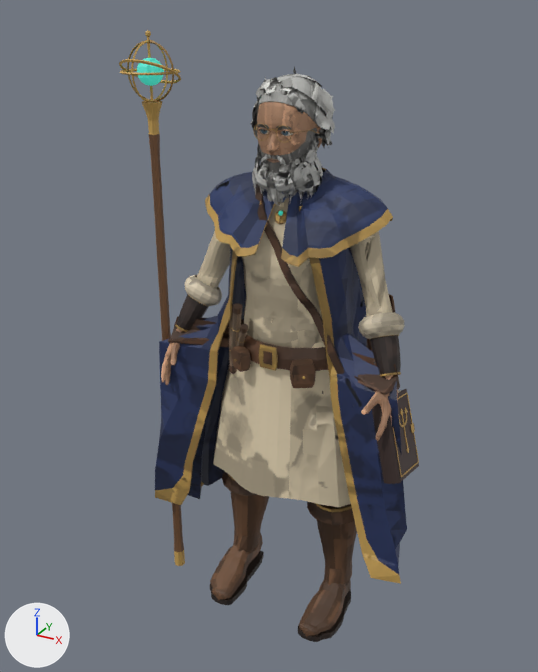
Before and after pictures for a commit that changed the Blender file projects/conquest-units/improved/elias.blend.
Camera for both pictures: a 50 mm lens placed at (0.984, -1.957, 1.916), pointed at (-0.076, -0.03, 0.953). Lighting does not change. The marker at lower left points along +X, +Y and +Z. The picture after the commit comes second.

Names of what the first picture shows: 'elias', 'elias_book', 'elias_staff'.
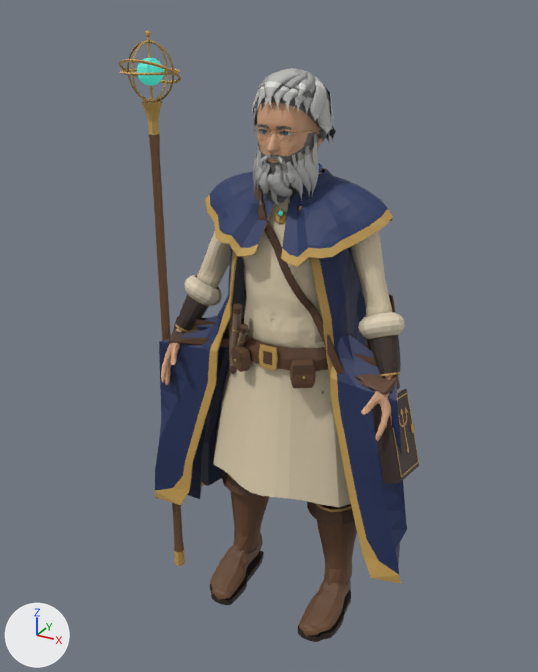
The change in detail:
me_elias is used by ob_elias; location (0.0, 0.0, 0.0).
me_elias had 23153 vertices, 32978 faces and spanned x -0.44..0.48, y -0.27..0.27, z 0.0..1.78.
me_elias now has 24894 vertices, 34776 faces and spans x -0.44..0.48, y -0.27..0.27, z 0.0..1.77.
me_elias part 1: a new loose piece of 110 vertices spanning x -0.01..0.06, y -0.2..-0.03, z 1.68..1.77, in mat_elias_body.
me_elias part 2: 870 vertices moved from x -0.13..0.41, y -0.25..0.2, z 0.82..1.77 to x -0.13..0.41, y -0.25..0.2, z 0.82..1.76; 1732 vertices removed from x -0.1..0.14, y -0.21..0.03, z 1.42..1.78; 3363 vertices added at x -0.1..0.15, y -0.21..0.04, z 1.42..1.77.
me_elias part 3: 25688 kept faces spanning x -0.44..0.48, y -0.27..0.27, z 0.0..1.76 get new texture (UV) coordinates.
me_elias part 4: 2853 kept faces spanning x -0.08..0.12, y -0.19..0.02, z 1.43..1.76 get new vertex colours; the middle colour goes from grey #9e9e9a to dark grey #686865.
Other edits to the shape of me_elias do not show in these pictures.

Boxes (x1, y1, x2, y2) around the edits, measured in the pictures (538 x 672 px; the box of a moved part takes in the faces that stretch with it):
'elias', reshaped
    before: (155, 67, 407, 642)
    after: (155, 68, 407, 642)
part 1 of me_elias, added
    after: (265, 68, 303, 109)
part 2 of me_elias, moved or reshaped
    before: (232, 67, 390, 414)
    after: (240, 69, 390, 414)
part 3 of me_elias, surface changed
    before: (155, 80, 406, 637)
    after: (155, 96, 406, 637)
part 4 of me_elias, recoloured
    before: (258, 80, 326, 202)
    after: (258, 96, 329, 202)
